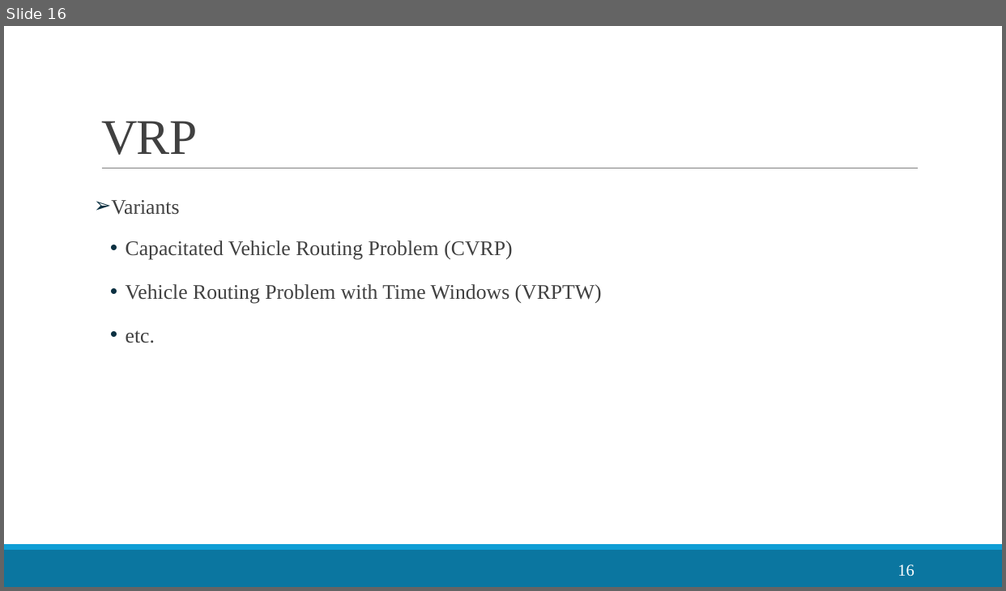
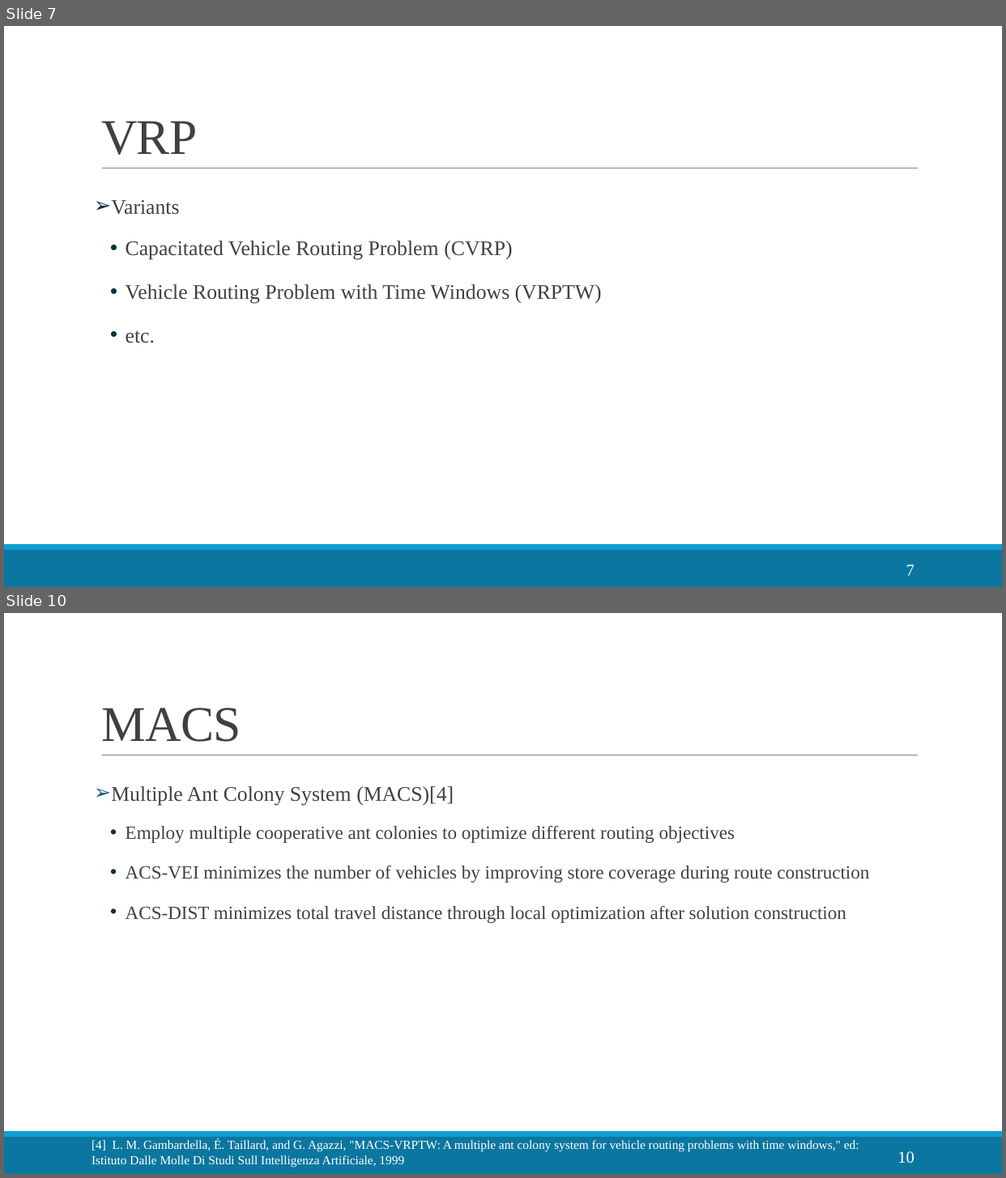
Before and after one commit to LloydGain/114_NTUT_Thesis, a slide deck: docs/thesis/114_楊宏傑_TCSE.pptx. Shown one above the other, each under a label of ours: slide 16 before the commit, slides 7 and 10 after it; the slides between them are not shown. The pictures are 1006x591 and 1006x1178 pixels, drawn with LibreOffice and Linux fonts; fonts in the diff are those of the drawing. Boxes give left, top, right and bottom in pixels: in the first picture for what was removed or moved away, otherwise in the second. Text is boxed around its words. In the diff, an @@ line names an element or a change of style, - is before the commit and + after.

```diff
--- a/docs/thesis/114_楊宏傑_TCSE.pptx
+++ b/docs/thesis/114_楊宏傑_TCSE.pptx
@@ slide 10 added at [4,613,1002,1174], background #FFFFFF; not listed: 3 template elements that a slide beside it also shows @@
@@ title added at [101,708,241,742], 48 pt, text #404040 @@
+MACS
@@ text added at [111,786,869,923], 18 pt, text #404040 @@
+➢ Multiple Ant Colony System (MACS)[4]
+  • Employ multiple cooperative ant colonies to optimize different routing objectives
+  • ACS-VEI minimizes the number of vehicles by improving store coverage during route construction
+  • ACS-DIST minimizes total travel distance through local optimization after solution construction
@@ text added at [91,1139,859,1168], 12 pt, text #FFFFFF @@
+[4] L. M. Gambardella, É. Taillard, and G. Agazzi, "MACS-VRPTW: A multiple ant colony system for vehicle routing problems with time windows," ed: Istituto Dalle Molle Di Studi Sull Intelligenza Artificiale, 1999
@@ page number added at [897,1152,914,1164], 16 pt, text #FFFFFF @@
+10
@@ what was slide 16 is now slide 7 @@
@@ page number at [906,565,914,576]: text changed @@
-16
+7
```
Also in this commit, not shown: 9 slides changed, 3 other slides added, 12 slides removed, 6 other files.
